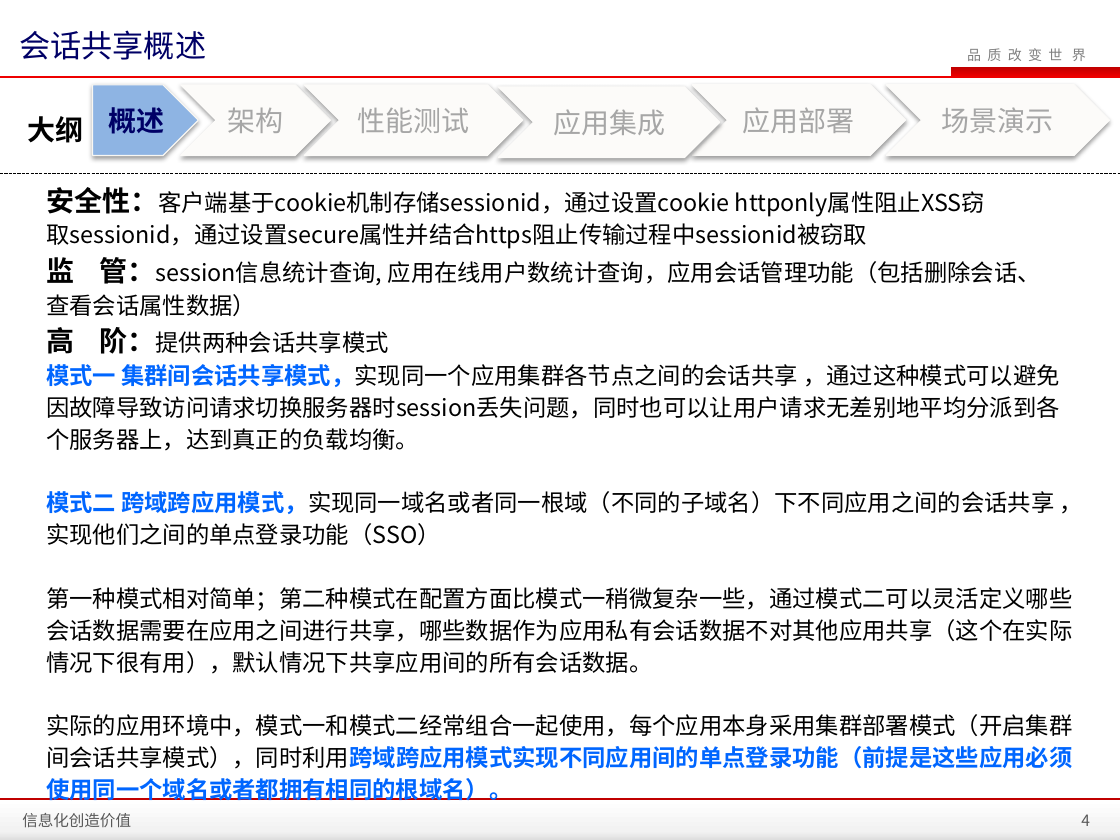
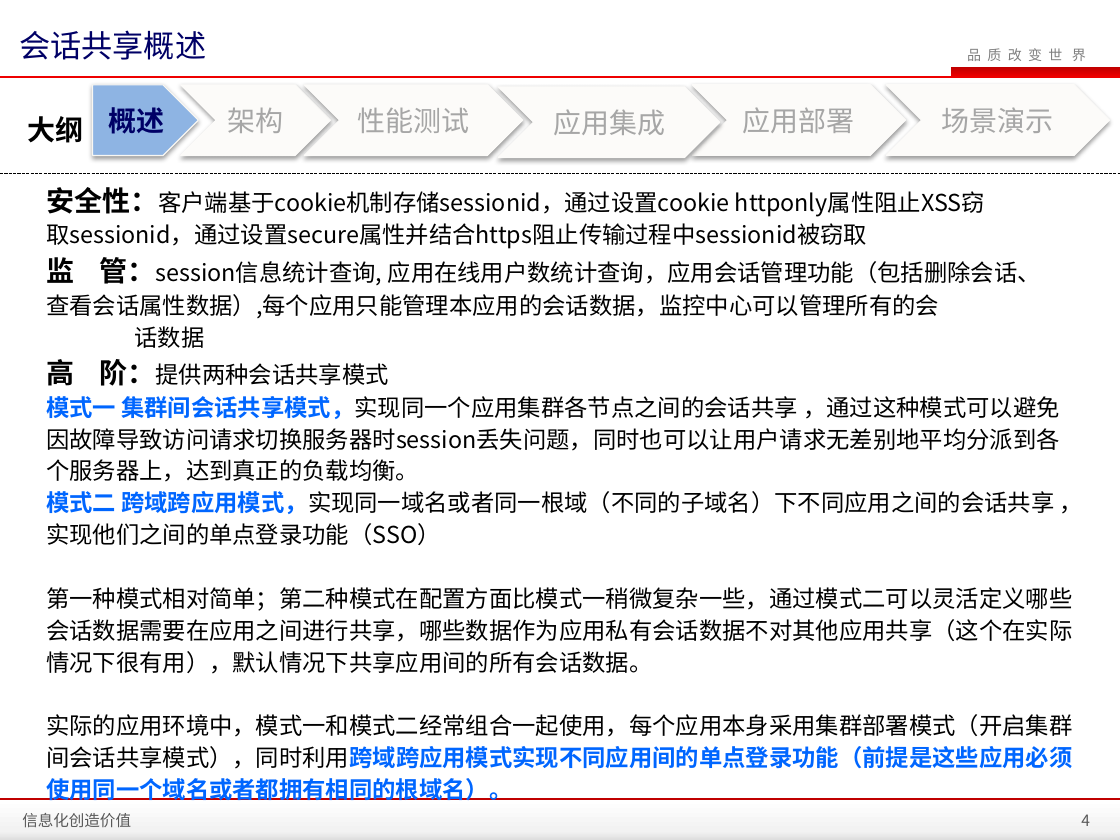
Before and after one commit to zhanght86/bboss-cms, a slide deck: slide 4 of 文档/SanyPDP平台会话共享介绍.pptx. Drawn at 1120x840 pixels with LibreOffice and Linux fonts; fonts in the diff are those of the drawing; background and template pictures are left out. Boxes give left, top, right and bottom in pixels: in the first picture for what was removed or moved away, otherwise in the second. Text is boxed around its words. In the diff, an @@ line names an element or a change of style, - is before the commit and + after.

```diff
--- a/文档/SanyPDP平台会话共享介绍.pptx
+++ b/文档/SanyPDP平台会话共享介绍.pptx
@@ text at (x1=46, y1=257, x2=1041, y2=348): text changed @@
-监 管：session信息统计查询, 应用在线用户数统计查询，应用会话管理功能（包括删除会话、 查看会话属性数据）
+监 管：session信息统计查询, 应用在线用户数统计查询，应用会话管理功能（包括删除会话、 查看会话属性数据）,每个应用只能管理本应用的会话数据，监控中心可以管理所有的会
+话数据
```
Also in this commit, not shown: 1 other slide changed, 1 other file.
